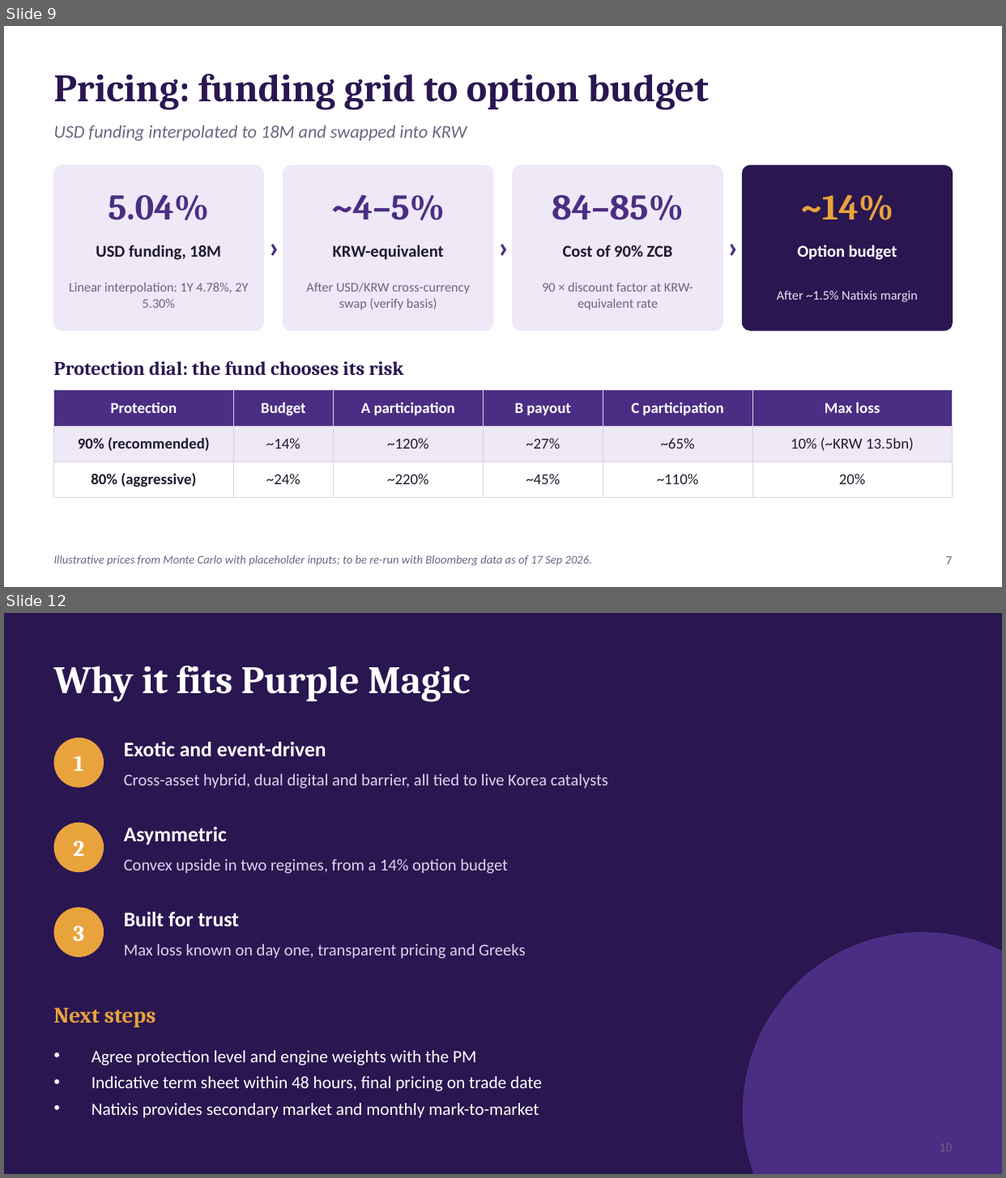
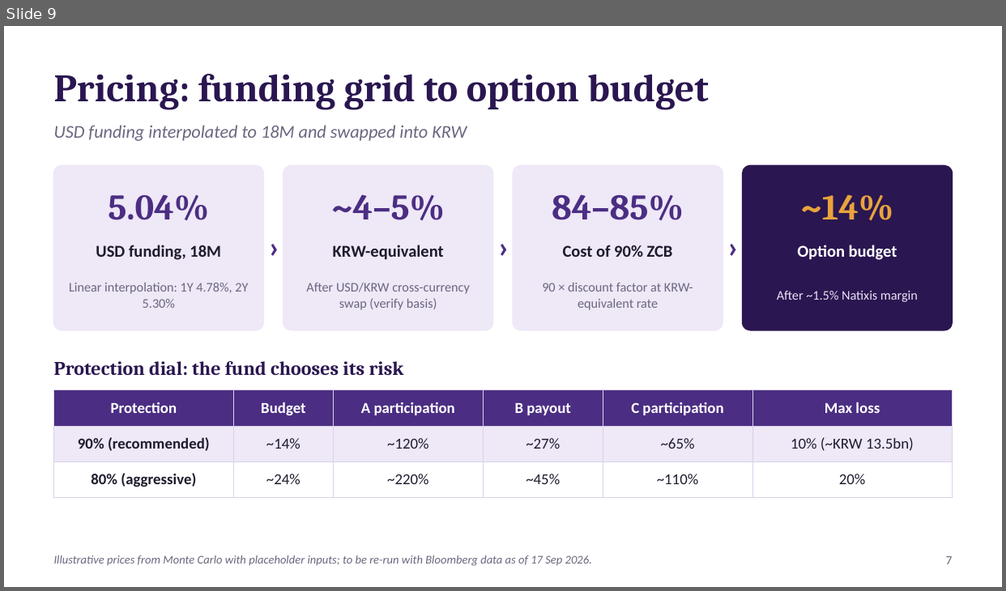
Before and after one commit to benjaminlhl/natixis-case-comp, a slide deck: deck/K-Dislocation-Note.pptx. Shown one above the other, each under a label of ours: slides 9 and 12 before the commit, slide 9 after it; the slides between them are not shown. The pictures are 1006x1178 and 1006x591 pixels, drawn with LibreOffice and Linux fonts; fonts in the diff are those of the drawing. Boxes give left, top, right and bottom in pixels: in the first picture for what was removed or moved away, otherwise in the second. Text is boxed around its words. In the diff, an @@ line names an element or a change of style, - is before the commit and + after.

```diff
--- a/deck/K-Dislocation-Note.pptx
+++ b/deck/K-Dislocation-Note.pptx
@@ slide 12 removed at (4,613,1002,1174), background #2A1650 @@
@@ text removed at (54,666,470,701) @@
-Why it fits Purple Magic
@@ ellipse removed at (54,738,104,788) @@
@@ text removed at (74,756,84,771) @@
-1
@@ text removed at (124,742,326,756) @@
-Exotic and event-driven
@@ text removed at (124,773,608,789) @@
-Cross-asset hybrid, dual digital and barrier, all tied to live Korea catalysts
@@ ellipse removed at (54,823,104,872) @@
@@ text removed at (124,827,227,845) @@
-Asymmetric
@@ text removed at (73,841,84,856) @@
-2
@@ text removed at (124,858,508,874) @@
-Convex upside in two regimes, from a 14% option budget
@@ ellipse removed at (54,907,104,957) @@
@@ text removed at (73,926,84,941) @@
-3
@@ text removed at (124,912,240,926) @@
-Built for trust
@@ text removed at (124,943,525,959) @@
-Max loss known on day one, transparent pricing and Greeks
@@ ellipse removed at (743,932,1002,1174) @@
@@ text removed at (54,1007,155,1028) @@
-Next steps
@@ text removed at (91,1050,542,1118) @@
-• Agree protection level and engine weights with the PM
-• Indicative term sheet within 48 hours, final pricing on trade date
-• Natixis provides secondary market and monthly mark-to-market
@@ text removed at (940,1144,953,1152) @@
-10
```
Also in this commit, not shown: 3 slides changed, 2 slides added, 1 other slide removed, 4 other files.
